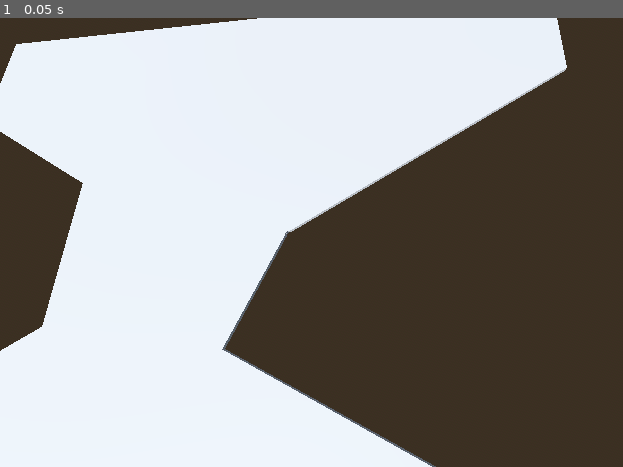
Above: before the commit, frame 1.
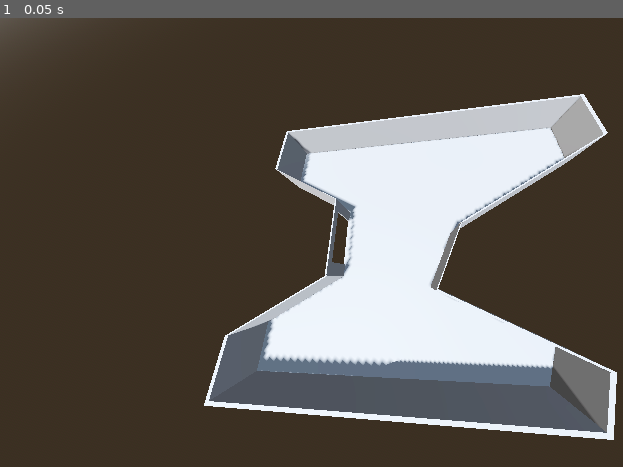
Above: after the commit, the same moment.

Repository: arsonblahaj/DDU-Escape-Herningsholm
Game: Godot game, scene res://Floor.tscn
Same seed, same stepped clock (60 frames per second), same inputs: the game is played once before the commit and once after it.
Inputs:
- Up to frame 1 (0.05 s): no input

The runs differ from the first frame. In frame 1, 76% of the frame differs, in the area x 0-100%, y 0-100%.

Commit message:
Floor scene Update

Diff:
--- a/Floor.tscn
+++ b/Floor.tscn
@@ -23,11 +23,11 @@
 shadow_enabled = true
 
 [node name="CSGCombiner3D" type="CSGCombiner3D" parent="."]
-transform = Transform3D(2, 0, 0, 0, 2, 0, 0, 0, 2, 52.354706, 0, 0)
+transform = Transform3D(2, 0, 0, 0, 2, 0, 0, 0, 2, 0, 0, 0)
 
 [node name="CSGBox3D" type="CSGBox3D" parent="CSGCombiner3D"]
-transform = Transform3D(1, 0, 0, 0, 1, 0, 0, 0, 1, -4.3656197, -0.28084946, -0.3437767)
-size = Vector3(79.860565, 0.4383011, 63.119736)
+transform = Transform3D(1, 0, 0, 0, 1, 0, 0, 0, 1, -4.3656197, 3.2477589, -0.3437767)
+size = Vector3(79.860565, 7.4955177, 63.119736)
 
 [node name="CSGBox3D2" type="CSGBox3D" parent="CSGCombiner3D"]
 transform = Transform3D(1, 0, 0, 0, 1, 0, 0, 0, 1, 28.674522, 9.069766, -2.2985258)
@@ -45,19 +45,62 @@
 size = Vector3(17.650452, 25.376404, 21.8685)
 
 [node name="CSGBox3D5" type="CSGBox3D" parent="CSGCombiner3D"]
-transform = Transform3D(-0.90630776, 0, 0.42261833, 0, 1, 0, -0.42261833, 0, -0.90630776, -42.205784, 2.6107178, -24.438726)
+transform = Transform3D(-0.90630776, 0, 0.42261833, 0, 1, 0, -0.42261833, 0, -0.90630776, -42.205784, 9.750412, -24.438726)
 operation = 2
-size = Vector3(25.087524, 6.6348267, 43.687256)
+size = Vector3(25.087524, 20.914215, 43.687256)
 
 [node name="CSGBox3D6" type="CSGBox3D" parent="CSGCombiner3D"]
-transform = Transform3D(0.90408254, 0, -0.42735788, 0, 1, 0, 0.42735788, 0, 0.90408254, -25.849388, 7.667141, -15.989761)
+transform = Transform3D(0.90408254, 0, -0.42735788, 0, 1, 0, 0.42735788, 0, 0.90408254, -25.849388, 9.111069, -15.989761)
 operation = 2
-size = Vector3(40.02414, 43.448654, 14.026428)
+size = Vector3(40.02414, 46.33651, 14.026428)
 
 [node name="CSGBox3D7" type="CSGBox3D" parent="CSGCombiner3D"]
-transform = Transform3D(0.8660253, 0, 0.49999997, 0, 1, 0, -0.49999997, 0, 0.8660253, -36.755127, 8.366699, 0.27991533)
+transform = Transform3D(0.8660253, 0, 0.49999997, 0, 1, 0, -0.49999997, 0, 0.8660253, -36.755127, 10.894531, 0.27991533)
 operation = 2
-size = Vector3(47.034233, 17.733398, 23.328127)
+size = Vector3(47.034233, 22.789063, 23.328127)
+
+[node name="CSGCombiner3D2" type="CSGCombiner3D" parent="CSGCombiner3D"]
+transform = Transform3D(0.98, 0, 0, 0, 1, 0, 0, 0, 0.98, 0, 0.8389168, 0)
+operation = 2
+
+[node name="CSGBox3D" type="CSGBox3D" parent="CSGCombiner3D/CSGCombiner3D2"]
+transform = Transform3D(1, 0, 0, 0, 1, 0, 0, 0, 1, -4.3656197, 3.2477589, -0.3437767)
+size = Vector3(79.860565, 7.4955177, 63.119736)
+
+[node name="CSGBox3D2" type="CSGBox3D" parent="CSGCombiner3D/CSGCombiner3D2"]
+transform = Transform3D(1, 0, 0, 0, 1, 0, 0, 0, 1, 28.674522, 9.069766, -2.2985258)
+operation = 2
+size = Vector3(23.091797, 19.139532, 17.69313)
+
+[node name="CSGBox3D3" type="CSGBox3D" parent="CSGCombiner3D/CSGCombiner3D2"]
+transform = Transform3D(0.4999999, 0, -0.8660253, 0, 1, 0, 0.8660253, 0, 0.4999999, 36.594223, -1.1247702, -16.783274)
+operation = 2
+size = Vector3(10.31958, 40.5813, 39.34166)
+
+[node name="CSGBox3D4" type="CSGBox3D" parent="CSGCombiner3D/CSGCombiner3D2"]
+transform = Transform3D(0.49999997, 0, 0.86602545, 0, 1, 0, -0.86602545, 0, 0.49999997, 31.03059, 12.188202, 4.3773556)
+operation = 2
+size = Vector3(17.650452, 25.376404, 21.8685)
+
+[node name="CSGBox3D5" type="CSGBox3D" parent="CSGCombiner3D/CSGCombiner3D2"]
+transform = Transform3D(-0.90630776, 0, 0.42261833, 0, 1, 0, -0.42261833, 0, -0.90630776, -42.205784, 9.750412, -24.438726)
+operation = 2
+size = Vector3(25.087524, 20.914215, 43.687256)
+
+[node name="CSGBox3D6" type="CSGBox3D" parent="CSGCombiner3D/CSGCombiner3D2"]
+transform = Transform3D(0.90408266, 0, -0.42735788, 0, 1, 0, 0.42735788, 0, 0.90408266, -25.7409, 9.125372, -16.21512)
+operation = 2
+size = Vector3(40.027702, 46.307903, 14.683353)
+
+[node name="CSGBox3D7" type="CSGBox3D" parent="CSGCombiner3D/CSGCombiner3D2"]
+transform = Transform3D(0.8660253, 0, 0.49999997, 0, 1, 0, -0.49999997, 0, 0.8660253, -38.47043, 10.470276, 1.4993665)
+operation = 2
+size = Vector3(50.636734, 22.999146, 23.265884)
+
+[node name="CSGBox3D8" type="CSGBox3D" parent="CSGCombiner3D/CSGCombiner3D2"]
+transform = Transform3D(1, 0, 0, 0, 1, 0, 0, 0, 1, 20.556017, 2.1932793, -2.3138433)
+size = Vector3(11.247131, 5.3963394, 12.331787)
 
 [node name="Camera3D" type="Camera3D" parent="."]
 transform = Transform3D(-0.99584764, -0.03893259, -0.08229219, -0.089484945, 0.2524038, 0.9634754, -0.01673904, 0.96683836, -0.2548396, 0, 61.149822, -22.168884)
+fov = 123.4
